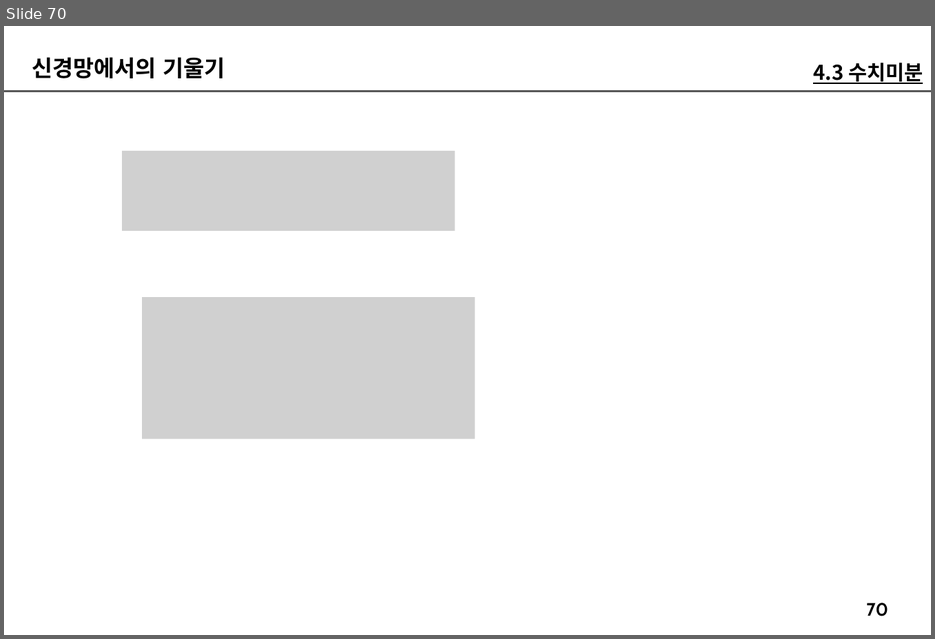
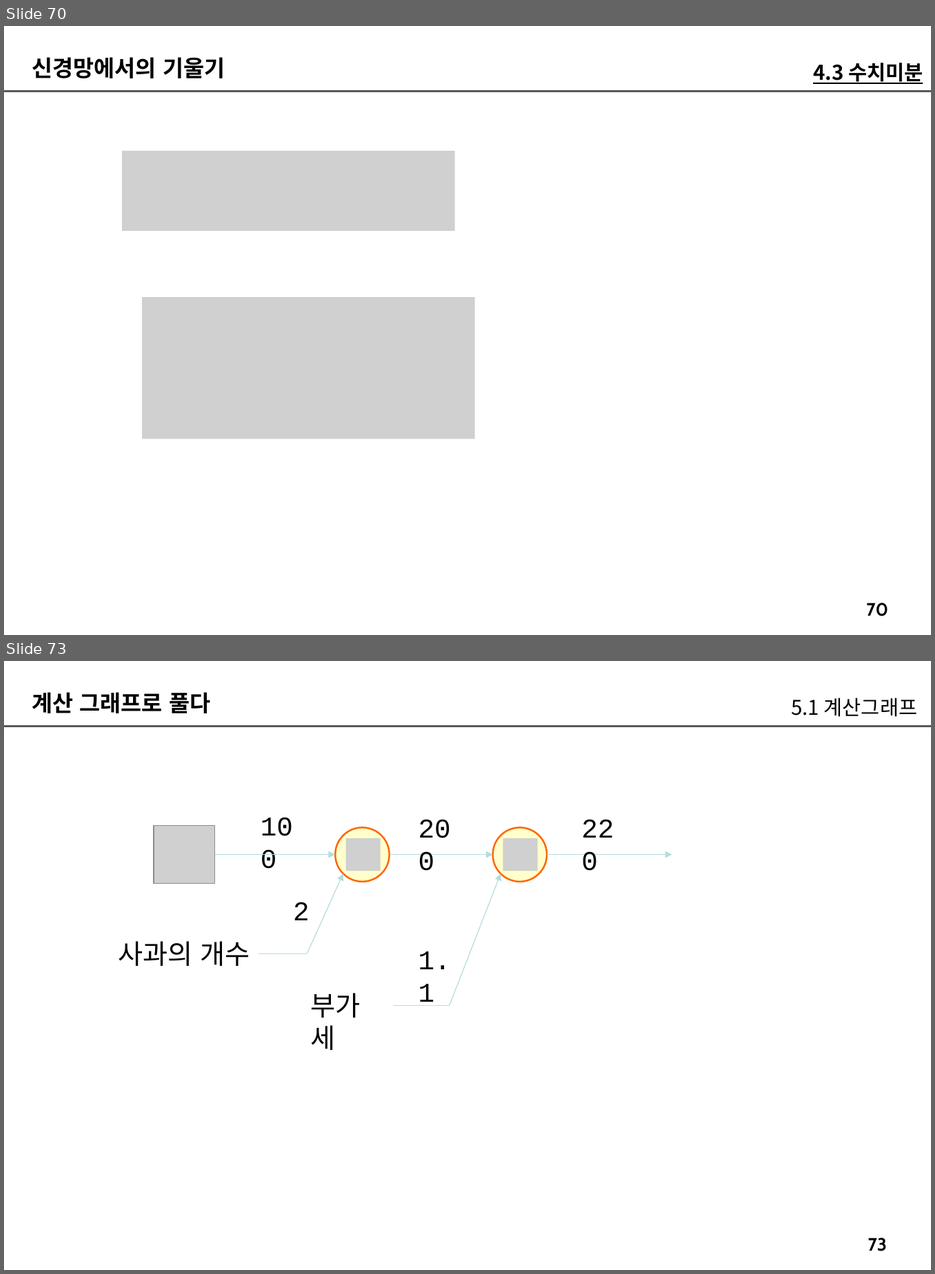
Before and after one commit to imguru-mooc/AI_Basic, a slide deck: 인공지능_2(판서).pptx. Shown one above the other, each under a label of ours: slide 70 before the commit, slides 70 and 73 after it; the slides between them are not shown. The pictures are 935x639 and 935x1274 pixels, drawn with LibreOffice and Linux fonts; fonts in the diff are those of the drawing; grey boxes stand for pictures. Boxes give left, top, right and bottom in pixels: in the first picture for what was removed or moved away, otherwise in the second. Text is boxed around its words. In the diff, an @@ line names an element or a change of style, - is before the commit and + after.

```diff
--- a/인공지능_2(판서).pptx
+++ b/인공지능_2(판서).pptx
@@ slide 73 added at <box>4,661,931,1270</box>, background #FFFFFF; not listed: 2 template elements that a slide beside it also shows @@
@@ text added at <box>32,692,210,713</box>, 20 pt, text #000000, bold @@
+계산 그래프로 풀다
@@ text added at <box>791,698,918,717</box>, 18 pt, text #000000 @@
+5.1 계산그래프
@@ text added at <box>252,805,314,845</box>, 24 pt, text #000000 @@
+100
@@ picture added at <box>154,825,215,883</box> @@
@@ text added at <box>410,807,472,847</box>, 24 pt, text #000000 @@
+200
@@ text added at <box>573,807,635,848</box>, 24 pt, text #000000 @@
+220
@@ ellipse added at <box>335,827,390,882</box>, fill #FFFFCC, outline #FF6600 1.5 pt @@
@@ picture added at <box>346,838,381,871</box> @@
@@ ellipse added at <box>493,827,547,882</box>, fill #FFFFCC, outline #FF6600 1.5 pt @@
@@ picture added at <box>504,838,538,871</box> @@
@@ arrow added from (215, 854) to (335, 854), #B6DCDF 0.75 pt @@
@@ arrow added from (390, 854) to (493, 854), #B6DCDF 0.75 pt @@
@@ arrow added from (547, 854) to (673, 854), #B6DCDF 0.75 pt @@
@@ arrow added from (307, 954) to (343, 874), #B6DCDF 0.75 pt @@
@@ arrow added from (450, 1005) to (501, 874), #B6DCDF 0.75 pt @@
@@ text added at <box>293,902,310,920</box>, 24 pt, text #000000 @@
+2
@@ text added at <box>118,941,250,966</box>, 24 pt, text #000000 @@
+사과의 개수
@@ line added from (259, 954) to (307, 954), #B6DCDF 0.75 pt @@
@@ text added at <box>419,951,451,1006</box>, 24 pt, text #000000 @@
+1.1
@@ text added at <box>311,993,361,1050</box>, 24 pt, text #000000 @@
+부가세
@@ line added from (394, 1005) to (450, 1005), #B6DCDF 0.75 pt @@
```
Also in this commit, not shown: 1 slide changed, 39 other slides added.
